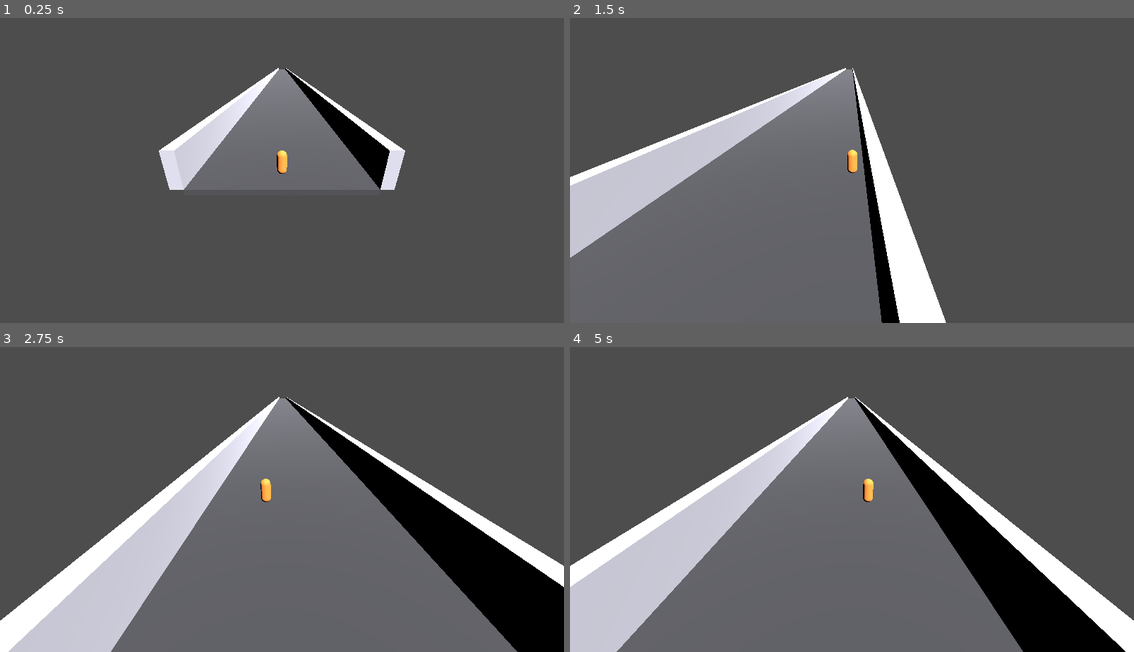
Above: before the commit, frames 1-4 (two rows, left to right).
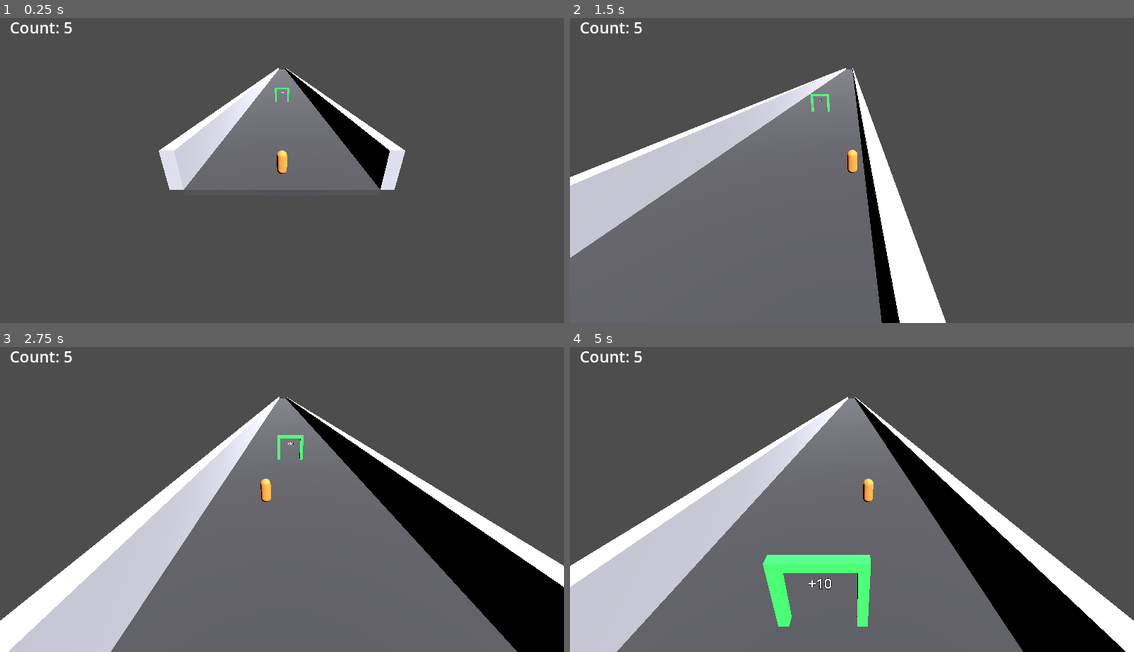
Above: after the commit, the same moments.

Repository: RayCoolsen/dude-gate-mutiplicator-and-other-operations-wars-the-game-walk-simulator-official-genau
Game: Godot game, scene res://scenes/main.tscn
The game is run twice, just before and just after one commit, with the same random seed, the same clock (stepped at 60 frames per second) and the same inputs.
Inputs:
- Up to frame 1 (0.25 s): no input
- Up to frame 2 (1.5 s): hold Right (ui_right) from 0.53 s (still down)
- Up to frame 3 (2.75 s): tap Enter at 2 s; release Right (ui_right) at 2.03 s; hold Left (ui_left) from 2.03 s (still down)
- Up to frame 4 (5 s): release Left (ui_left) at 4.28 s; hold Right (ui_right) from 4.28 s (still down)

The runs differ from the first frame. In frame 1, 0.2% of the frame differs, in the area x 1-52%, y 1-28%; in frame 2, 0.2%; in frame 3, 0.3%; in frame 4, 2.2%, in the area x 1-54%, y 1-92%.

Commit message:
Add Gate mechanic, UI and count handling
Introduce a Gate Area3D with scripts (scripts/gate.gd) and scene (scenes/gate.tscn) that apply operations (add/sub/mul/div) to the player when entered, then disable itself. Integrate the gate instance into level_01 and add related materials/meshes. Add a main controller script (scripts/main.gd) and a CountLabel UI in main.tscn to display the player's count and react to changes. Update player.gd to expose a count, emit a count_changed signal, and implement apply_gate to modify and clamp the count (default 5).

Diff:
--- /dev/null
+++ b/scenes/gate.tscn
@@ -0,0 +1,51 @@
+[gd_scene load_steps=9 format=3]
+
+[ext_resource type="Script" path="res://scripts/gate.gd" id="1_gate_script"]
+
+[sub_resource type="BoxShape3D" id="BoxShape3D_trigger"]
+size = Vector3(3.6, 3, 2)
+
+[sub_resource type="BoxMesh" id="BoxMesh_post"]
+size = Vector3(0.4, 3, 0.4)
+
+[sub_resource type="BoxMesh" id="BoxMesh_top"]
+size = Vector3(3.4, 0.4, 0.4)
+
+[sub_resource type="StandardMaterial3D" id="StandardMaterial3D_gate"]
+albedo_color = Color(0.2, 0.9, 0.35, 1)
+roughness = 0.8
+
+[sub_resource type="StandardMaterial3D" id="StandardMaterial3D_text"]
+albedo_color = Color(1, 1, 1, 1)
+shading_mode = 0
+
+[node name="Gate" type="Area3D"]
+script = ExtResource("1_gate_script")
+monitoring = true
+monitorable = true
+
+[node name="CollisionShape3D" type="CollisionShape3D" parent="."]
+position = Vector3(0, 1.5, 0)
+shape = SubResource("BoxShape3D_trigger")
+
+[node name="LeftPost" type="MeshInstance3D" parent="."]
+position = Vector3(-1.5, 1.5, 0)
+mesh = SubResource("BoxMesh_post")
+material_override = SubResource("StandardMaterial3D_gate")
+
+[node name="RightPost" type="MeshInstance3D" parent="."]
+position = Vector3(1.5, 1.5, 0)
+mesh = SubResource("BoxMesh_post")
+material_override = SubResource("StandardMaterial3D_gate")
+
+[node name="TopBar" type="MeshInstance3D" parent="."]
+position = Vector3(0, 3.0, 0)
+mesh = SubResource("BoxMesh_top")
+material_override = SubResource("StandardMaterial3D_gate")
+
+[node name="Label3D" type="Label3D" parent="."]
+position = Vector3(0, 2.1, 0)
+text = "+10"
+font_size = 96
+modulate = Color(1, 1, 1, 1)
+billboard = 1
--- a/scenes/level_01.tscn
+++ b/scenes/level_01.tscn
@@ -1,7 +1,12 @@
-[gd_scene load_steps=7 format=3]
+[gd_scene format=3 uid="uid://cqjuy7gjqjwc7"]
+
+[ext_resource type="PackedScene" path="res://scenes/gate.tscn" id="1_gate"]
 
 [sub_resource type="BoxShape3D" id="BoxShape3D_ground"]
 size = Vector3(14, 0.5, 500)
+
+[sub_resource type="StandardMaterial3D" id="StandardMaterial3D_ground"]
+albedo_color = Color(0.22, 0.22, 0.24, 1)
 
 [sub_resource type="BoxMesh" id="BoxMesh_ground"]
 size = Vector3(14, 0.5, 500)
@@ -9,50 +14,47 @@
 [sub_resource type="BoxShape3D" id="BoxShape3D_wall"]
 size = Vector3(1, 3, 500)
 
+[sub_resource type="StandardMaterial3D" id="StandardMaterial3D_wall"]
+albedo_color = Color(0.7, 0.7, 0.75, 1)
+
 [sub_resource type="BoxMesh" id="BoxMesh_wall"]
 size = Vector3(1, 3, 500)
 
-[sub_resource type="StandardMaterial3D" id="StandardMaterial3D_ground"]
-albedo_color = Color(0.22, 0.22, 0.24, 1)
-roughness = 1.0
+[node name="Level_01" type="Node3D" unique_id=1165446556]
 
-[sub_resource type="StandardMaterial3D" id="StandardMaterial3D_wall"]
-albedo_color = Color(0.7, 0.7, 0.75, 1)
-roughness = 1.0
+[node name="Ground" type="StaticBody3D" parent="." unique_id=176792838]
+transform = Transform3D(1, 0, 0, 0, 1, 0, 0, 0, 1, 0, -0.25, -250)
 
-[node name="Level_01" type="Node3D"]
-
-[node name="Ground" type="StaticBody3D" parent="."]
-position = Vector3(0, -0.25, -250)
-
-[node name="CollisionShape3D" type="CollisionShape3D" parent="Ground"]
+[node name="CollisionShape3D" type="CollisionShape3D" parent="Ground" unique_id=314203510]
 shape = SubResource("BoxShape3D_ground")
 
-[node name="MeshInstance3D" type="MeshInstance3D" parent="Ground"]
+[node name="MeshInstance3D" type="MeshInstance3D" parent="Ground" unique_id=1975560357]
+material_override = SubResource("StandardMaterial3D_ground")
 mesh = SubResource("BoxMesh_ground")
-material_override = SubResource("StandardMaterial3D_ground")
 
-[node name="LeftWall" type="StaticBody3D" parent="."]
-position = Vector3(-7.5, 1.5, -250)
+[node name="LeftWall" type="StaticBody3D" parent="." unique_id=2128390828]
+transform = Transform3D(1, 0, 0, 0, 1, 0, 0, 0, 1, -7.5, 1.5, -250)
 
-[node name="CollisionShape3D" type="CollisionShape3D" parent="LeftWall"]
+[node name="CollisionShape3D" type="CollisionShape3D" parent="LeftWall" unique_id=219779961]
 shape = SubResource("BoxShape3D_wall")
 
-[node name="MeshInstance3D" type="MeshInstance3D" parent="LeftWall"]
+[node name="MeshInstance3D" type="MeshInstance3D" parent="LeftWall" unique_id=994841695]
+material_override = SubResource("StandardMaterial3D_wall")
 mesh = SubResource("BoxMesh_wall")
-material_override = SubResource("StandardMaterial3D_wall")
 
-[node name="RightWall" type="StaticBody3D" parent="."]
-position = Vector3(7.5, 1.5, -250)
+[node name="RightWall" type="StaticBody3D" parent="." unique_id=2025146647]
+transform = Transform3D(1, 0, 0, 0, 1, 0, 0, 0, 1, 7.5, 1.5, -250)
 
-[node name="CollisionShape3D" type="CollisionShape3D" parent="RightWall"]
+[node name="CollisionShape3D" type="CollisionShape3D" parent="RightWall" unique_id=114398832]
 shape = SubResource("BoxShape3D_wall")
 
-[node name="MeshInstance3D" type="MeshInstance3D" parent="RightWall"]
+[node name="MeshInstance3D" type="MeshInstance3D" parent="RightWall" unique_id=1737856439]
+material_override = SubResource("StandardMaterial3D_wall")
 mesh = SubResource("BoxMesh_wall")
-material_override = SubResource("StandardMaterial3D_wall")
 
-[node name="Sun" type="DirectionalLight3D" parent="."]
-rotation = Vector3(-0.9, 0.6, 0)
+[node name="Sun" type="DirectionalLight3D" parent="." unique_id=891142784]
+transform = Transform3D(0.8253356, -0.44229966, 0.3509874, 0, 0.62161, 0.7833269, -0.5646425, -0.6465076, 0.51303685, 0, 0, 0)
 light_energy = 3.0
-shadow_enabled = false
+
+[node name="GatePlus10" parent="." unique_id=2094508461 instance=ExtResource("1_gate")]
+transform = Transform3D(1, 0, 0, 0, 1, 0, 0, 0, 1, 0, 0, -40)
--- a/scenes/main.tscn
+++ b/scenes/main.tscn
@@ -1,14 +1,26 @@
-[gd_scene format=3 uid="uid://08nbcqhbgsiq"]
+[gd_scene load_steps=5 format=3]
 
-[ext_resource type="PackedScene" path="res://scenes/level_01.tscn" id="1_level"]
-[ext_resource type="PackedScene" path="res://scenes/player.tscn" id="2_player"]
-[ext_resource type="PackedScene" path="res://scenes/follow_camera.tscn" id="3_camera"]
+[ext_resource type="Script" path="res://scripts/main.gd" id="1_main_script"]
+[ext_resource type="PackedScene" path="res://scenes/level_01.tscn" id="2_level"]
+[ext_resource type="PackedScene" path="res://scenes/player.tscn" id="3_player"]
+[ext_resource type="PackedScene" path="res://scenes/follow_camera.tscn" id="4_camera"]
 
-[node name="Main" type="Node3D" unique_id=550763520]
+[node name="Main" type="Node3D"]
+script = ExtResource("1_main_script")
 
-[node name="Level" parent="." unique_id=1211056225 instance=ExtResource("1_level")]
+[node name="Level" parent="." instance=ExtResource("2_level")]
 
-[node name="Player" parent="." unique_id=1018109061 instance=ExtResource("2_player")]
+[node name="Player" parent="." instance=ExtResource("3_player")]
 
-[node name="FollowCamera" parent="." unique_id=300152023 instance=ExtResource("3_camera")]
+[node name="FollowCamera" parent="." instance=ExtResource("4_camera")]
 target_path = NodePath("../Player")
+
+[node name="CanvasLayer" type="CanvasLayer" parent="."]
+
+[node name="CountLabel" type="Label" parent="CanvasLayer"]
+offset_left = 20.0
+offset_top = 20.0
+offset_right = 260.0
+offset_bottom = 60.0
+theme_override_font_sizes/font_size = 32
+text = "Count: 5"
--- /dev/null
+++ b/scripts/gate.gd
@@ -0,0 +1,37 @@
+extends Area3D
+
+@export_enum("add", "sub", "mul", "div") var operation: String = "add"
+@export var value: int = 10
+
+var used: bool = false
+
+@onready var label_3d: Label3D = $Label3D
+@onready var collision_shape: CollisionShape3D = $CollisionShape3D
+
+func _ready() -> void:
+	body_entered.connect(_on_body_entered)
+	_update_text()
+
+func _update_text() -> void:
+	var prefix := "+"
+	match operation:
+		"add":
+			prefix = "+"
+		"sub":
+			prefix = "-"
+		"mul":
+			prefix = "x"
+		"div":
+			prefix = "/"
+
+	label_3d.text = "%s%d" % [prefix, value]
+
+func _on_body_entered(body: Node) -> void:
+	if used:
+		return
+
+	if body.has_method("apply_gate"):
+		used = true
+		body.apply_gate(operation, value)
+		collision_shape.disabled = true
+		visible = false
--- /dev/null
+++ b/scripts/main.gd
@@ -0,0 +1,11 @@
+extends Node3D
+
+@onready var player = $Player
+@onready var count_label: Label = $CanvasLayer/CountLabel
+
+func _ready() -> void:
+	update_count_label(player.count)
+	player.count_changed.connect(update_count_label)
+
+func update_count_label(new_count: int) -> void:
+	count_label.text = "Count: %d" % new_count
--- a/scripts/player.gd
+++ b/scripts/player.gd
@@ -1,8 +1,11 @@
 extends CharacterBody3D
+
+signal count_changed(new_count: int)
 
 @export var forward_speed: float = 10.0
 @export var side_speed: float = 12.0
 @export var side_limit: float = 6.0
+@export var count: int = 5
 
 func _physics_process(delta: float) -> void:
 	var input_dir := Input.get_axis("ui_left", "ui_right")
@@ -18,3 +21,19 @@
 	elif global_position.x > side_limit:
 		global_position.x = side_limit
 		velocity.x = 0.0
+
+func apply_gate(operation: String, value: int) -> void:
+	match operation:
+		"add":
+			count += value
+		"sub":
+			count -= value
+		"mul":
+			count *= value
+		"div":
+			if value != 0:
+				count = int(count / value)
+
+	count = max(count, 0)
+	count_changed.emit(count)
+	print("Neuer Count:", count)
Not shown, added: scripts/gate.gd.uid
Not shown, added: scripts/main.gd.uid
